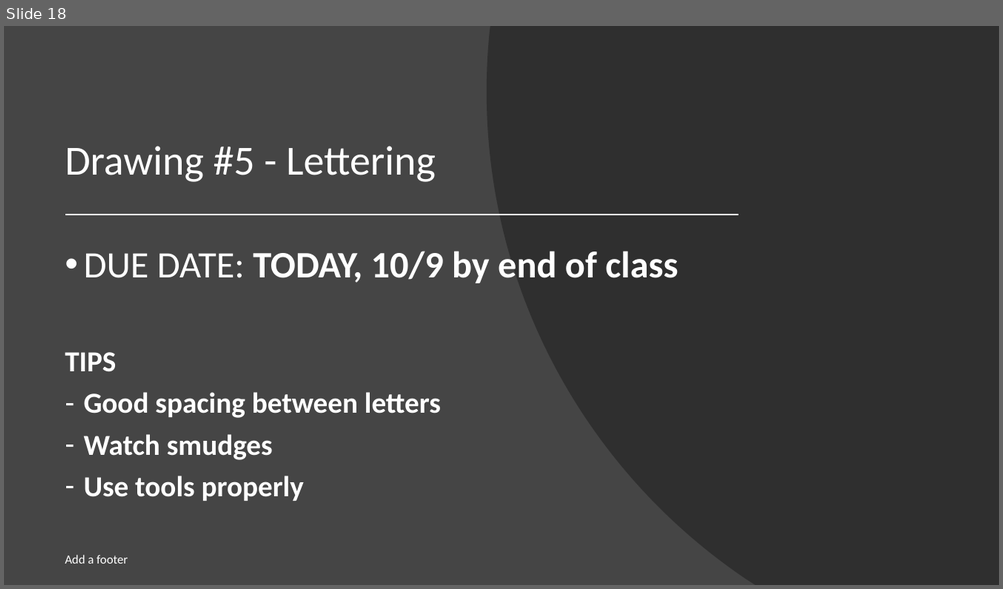
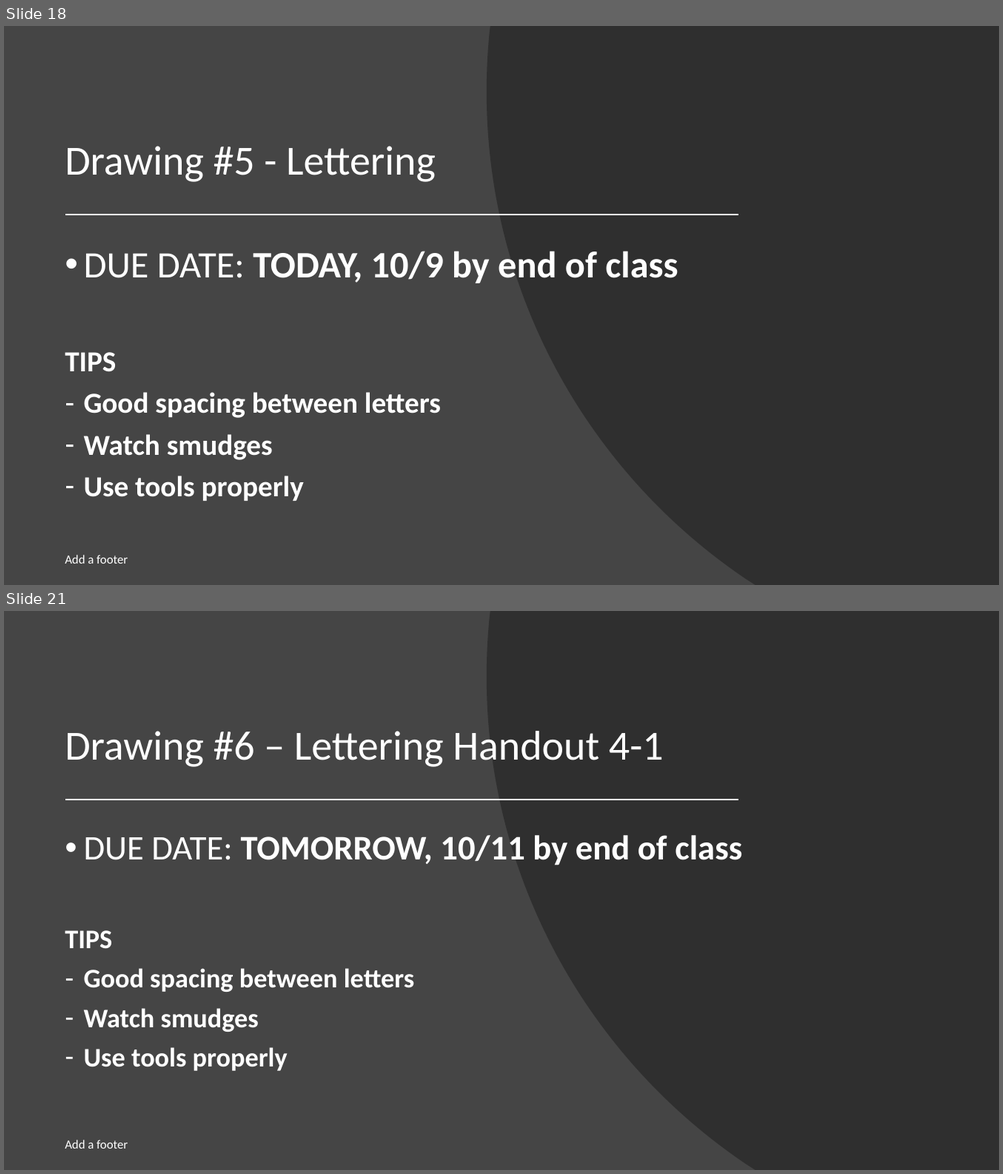
Before and after one commit to nickvertucci/Technology-Education-Curriculum, a slide deck: High School/Design and Drawing for Production/Unit 3 - Introduction to Lettering/Section 1 - What is Lettering/Assets/Unit 3 - Section 1 - What is Lettering.pptx. Shown one above the other, each under a label of ours: slide 18 before the commit, slides 18 and 21 after it; the slides between them are not shown. The pictures are 1003x589 and 1003x1174 pixels, drawn with LibreOffice and Linux fonts; fonts in the diff are those of the drawing. Boxes give left, top, right and bottom in pixels: in the first picture for what was removed or moved away, otherwise in the second. Text is boxed around its words. In the diff, an @@ line names an element or a change of style, - is before the commit and + after.

```diff
--- a/High School/Design and Drawing for Production/Unit 3 - Introduction to Lettering/Section 1 - What is Lettering/Assets/Unit 3 - Section 1 - What is Lettering.pptx
+++ b/High School/Design and Drawing for Production/Unit 3 - Introduction to Lettering/Section 1 - What is Lettering/Assets/Unit 3 - Section 1 - What is Lettering.pptx
@@ slide 21 added at (x1=4, y1=611, x2=999, y2=1170), background #454545 @@
@@ freeform shape added at (x1=486, y1=611, x2=999, y2=1170), fill #262626 at 70% opacity @@
@@ title added at (x1=65, y1=731, x2=663, y2=767), 40 pt, text #FFFFFF @@
+Drawing #6 – Lettering Handout 4-1
@@ line added from (67, 800) to (738, 800), #FFFFFF 1.5 pt @@
@@ text added at (x1=65, y1=835, x2=742, y2=1071), 25.9 pt, text #FFFFFF, bold @@
+• DUE DATE: TOMORROW, 10/11 by end of class
+TIPS
+– Good spacing between letters
+– Watch smudges
+– Use tools properly
@@ text added at (x1=65, y1=1140, x2=128, y2=1149), 12 pt, text #FFFFFF @@
+Add a footer
```
Also in this commit, not shown: 2 other slides added.
